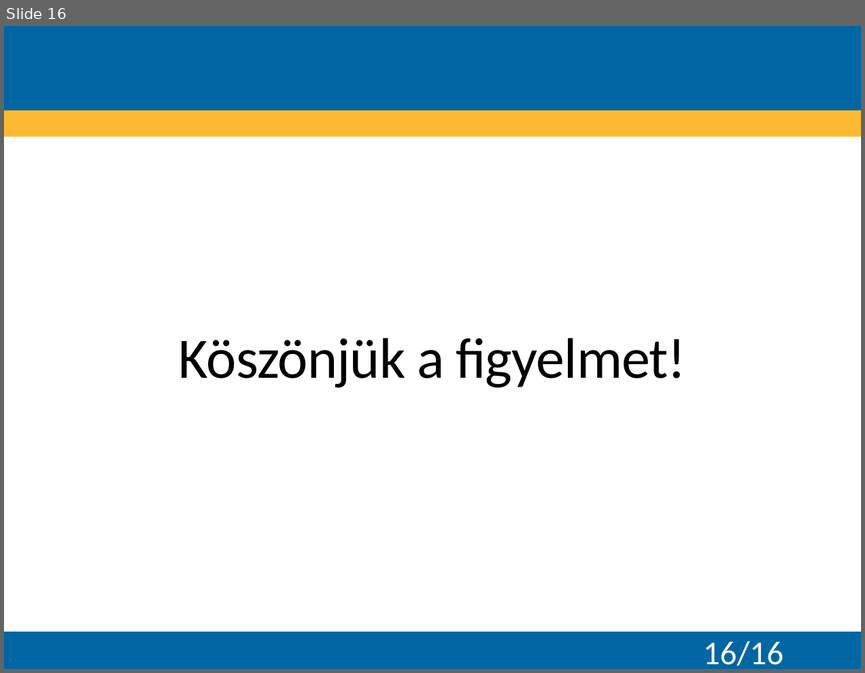
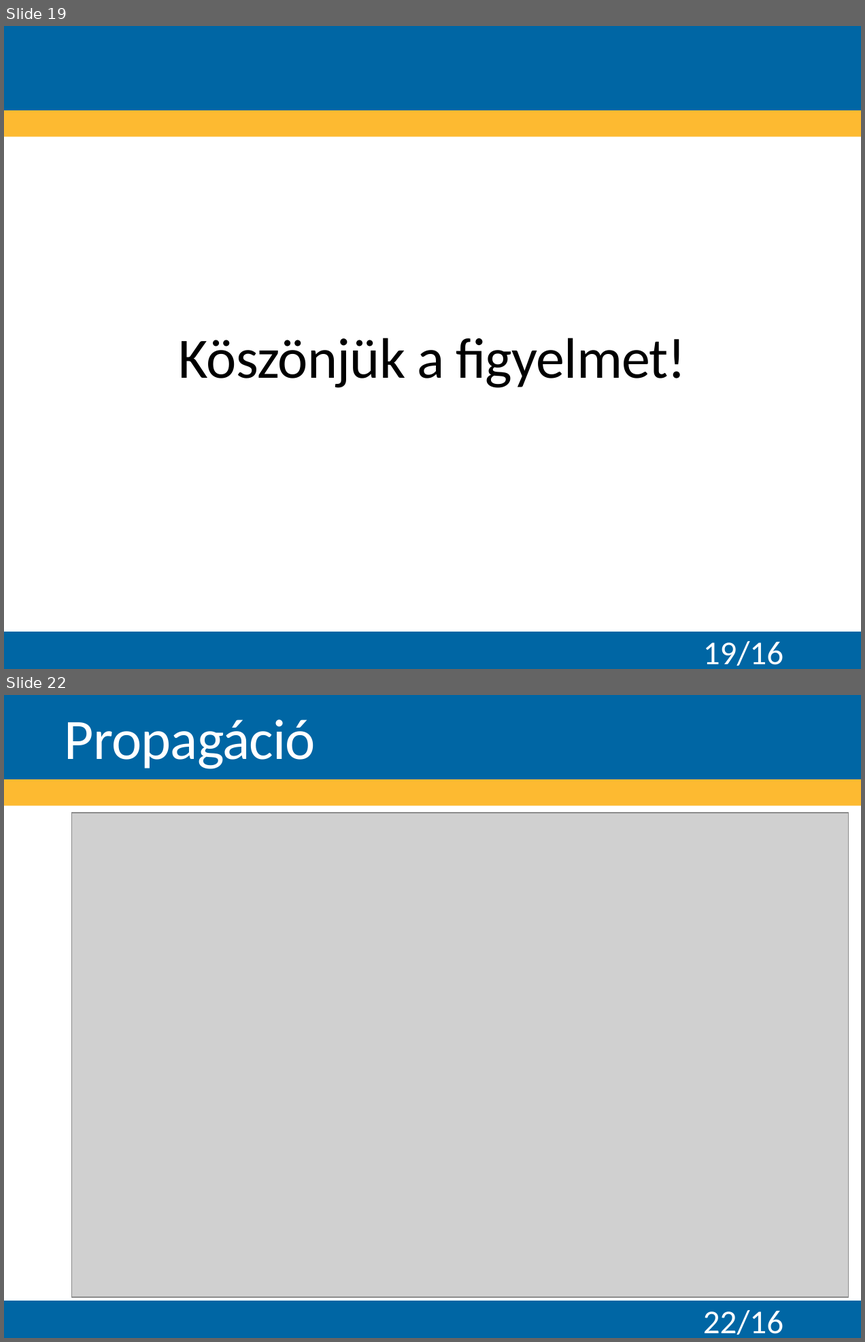
Before and after one commit to Teaching-projects/SZE-Peku221b, a slide deck: CP_Dolgozat/Előadás/Logikai feladványok megoldása korlátprogramozással.pptx. Shown one above the other, each under a label of ours: slide 16 before the commit, slides 19 and 22 after it; the slides between them are not shown. The pictures are 865x673 and 865x1342 pixels, drawn with LibreOffice and Linux fonts; fonts in the diff are those of the drawing; grey boxes stand for pictures; background and template pictures are left out. Boxes give left, top, right and bottom in pixels: in the first picture for what was removed or moved away, otherwise in the second. Text is boxed around its words. In the diff, an @@ line names an element or a change of style, - is before the commit and + after.

```diff
--- a/CP_Dolgozat/Előadás/Logikai feladványok megoldása korlátprogramozással.pptx
+++ b/CP_Dolgozat/Előadás/Logikai feladványok megoldása korlátprogramozással.pptx
@@ slide 22 added at (x1=4, y1=695, x2=861, y2=1338), background #FFFFFF; not listed: 3 template elements that a slide beside it also shows @@
@@ title added at (x1=65, y1=719, x2=315, y2=769), 48 pt, text #FFFFFF @@
+Propagáció
@@ picture added at (x1=72, y1=813, x2=849, y2=1297) @@
@@ page number added at (x1=703, y1=1310, x2=783, y2=1334), 28 pt, text #FFFFFF @@
+22/16
@@ what was slide 16 is now slide 19 @@
@@ page number at (x1=703, y1=641, x2=783, y2=665): text changed @@
-16/16
+19/16
```
Also in this commit, not shown: 3 slides changed, 5 other slides added, 3 other files.
